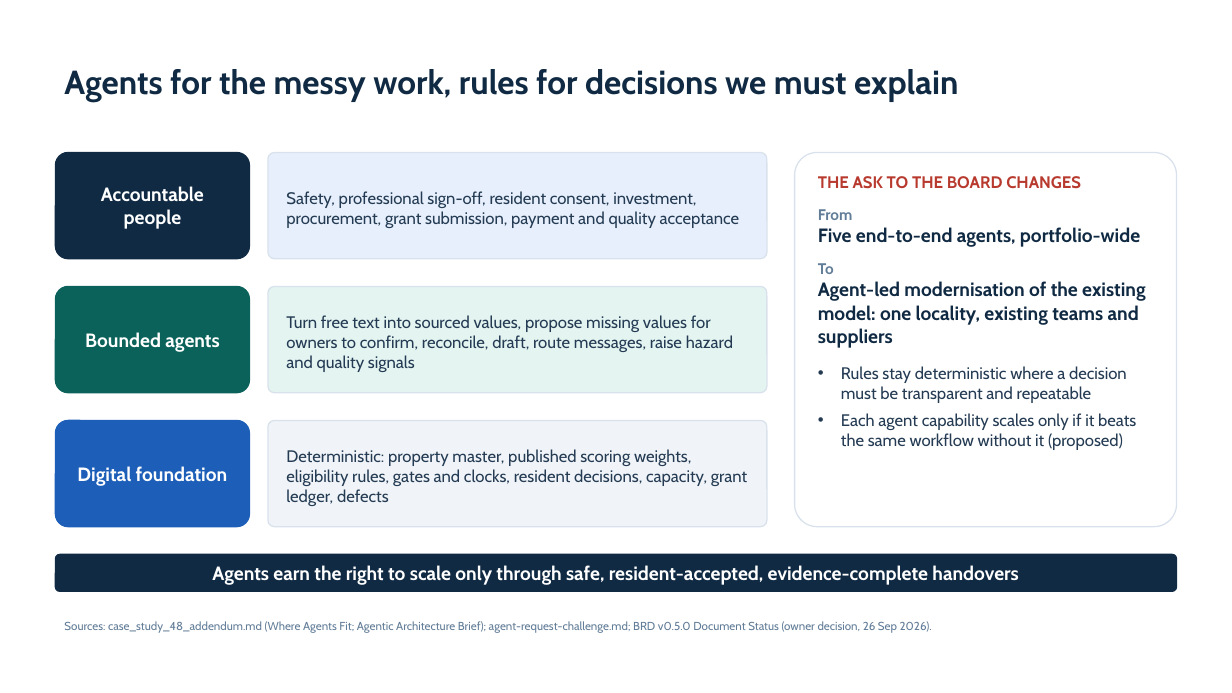
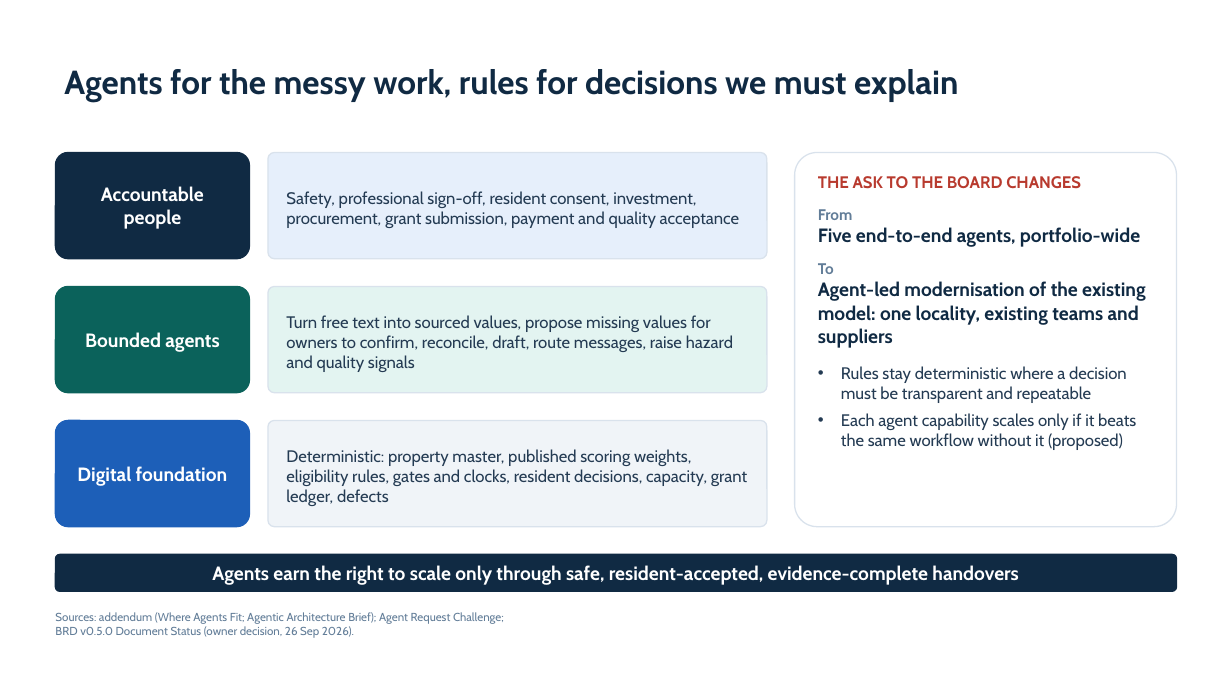
Before and after one commit to jmservera/ama, a slide deck: slide 8 of .copilot-tracking/ppt/2026-09-26/ama-mentor-progress-review/slide-deck/ama-mentor-progress-review.pptx. Drawn at 1232x693 pixels with LibreOffice and Linux fonts; fonts in the diff are those of the drawing. Boxes give left, top, right and bottom in pixels: in the first picture for what was removed or moved away, otherwise in the second. Text is boxed around its words. In the diff, an @@ line names an element or a change of style, - is before the commit and + after.

```diff
--- a/.copilot-tracking/ppt/2026-09-26/ama-mentor-progress-review/slide-deck/ama-mentor-progress-review.pptx
+++ b/.copilot-tracking/ppt/2026-09-26/ama-mentor-progress-review/slide-deck/ama-mentor-progress-review.pptx
@@ text at <box>55,612,504,638</box>: text changed @@
-Sources: case_study_48_addendum.md (Where Agents Fit; Agentic Architecture Brief); agent-request-challenge.md; BRD v0.5.0 Document Status (owner decision, 26 Sep 2026).
+Sources: addendum (Where Agents Fit; Agentic Architecture Brief); Agent Request Challenge;
+BRD v0.5.0 Document Status (owner decision, 26 Sep 2026).
```
Also in this commit, not shown: 11 other slides changed, 33 other files.
